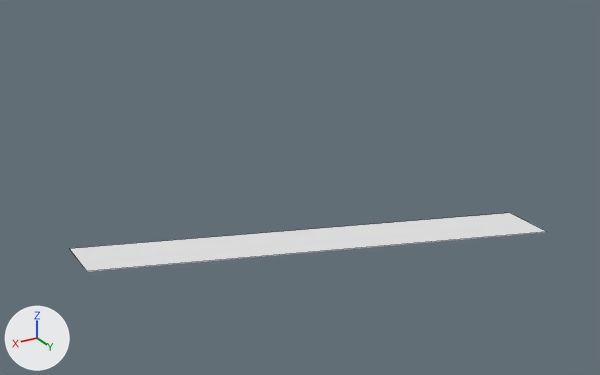
A saved change to the Blender file assets/models/chunks/estepa.blend.
One viewpoint serves both versions: a 50 mm lens placed at (90.9, 82.2, 56.2), pointed at (31.4, -16.9, 6.6). Every picture has the same lights, and +X, +Y and +Z are marked at lower left. The first picture is the older version. Mesh edges are drawn as thin lines. Objects named as collision shapes, trigger or cutter boxes, shadow casters or lower levels of detail are left out.

The scene before the commit, as lines of its bpy script (objects in view):
```python
me_plane = bpy.data.meshes.new('Plane')
me_plane.from_pydata([(0.0, -4.0, 0.0), (64.0, -28.0, 0.0), (0.0, 4.0, 0.0), (64.0, -20.0, 0.0)], [], [(0, 1, 3, 2)])
ob_plane = bpy.data.objects.new('Plane', me_plane)
ob_plane.location = (0.0, 0.0, 0.0)
```
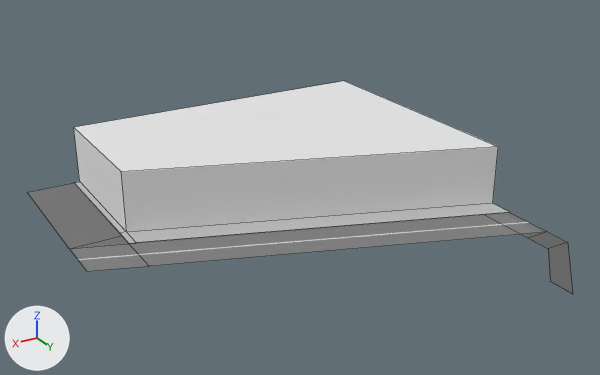
What differs and where, as boxes [x1, y1, x2, y2] in the pictures (600 x 375 px):
```json
{"object": "Cube", "change": "added", "after": [74, 81, 498, 232]}
{"object": "Plane", "change": "reshaped, recoloured", "before": [70, 213, 547, 271], "after": [27, 183, 573, 294], "on screen": "white to grey, 14% wider, 90% taller"}
{"object": "Sidewalk", "change": "added", "after": [74, 181, 510, 244]}
```

The change, as JSON lines over the scene's bpy script:
```json
{"op": "add", "block": "img_road_horizontal_png", "code": ["img_road_horizontal_png = load_image('road_horizontal.png', '../../textures/road_horizontal.png', 64, 64, 'sRGB')"]}
{"op": "add", "block": "mat_material", "code": ["mat_material = principled_material('Material')", "mat_material.base_color = (0.133, 0.133, 0.133)  # dark grey #666666", "mat_material.roughness = 1.0"]}
{"op": "add", "block": "mat_lane", "code": ["mat_lane = principled_material('Lane')", "mat_lane.texture = img_road_horizontal_png", "mat_lane.roughness = 1.0"]}
{"op": "add", "block": "mat_material_002", "code": ["mat_material_002 = principled_material('Material.002')", "mat_material_002.base_color = (0.8, 0.8, 0.8)  # white #e7e7e7", "mat_material_002.roughness = 1.0"]}
{"op": "add", "block": "mat_sidewalk", "code": ["mat_sidewalk = principled_material('Sidewalk')", "mat_sidewalk.base_color = (0.521, 0.521, 0.521)  # light grey #bfbfbf", "mat_sidewalk.roughness = 1.0"]}
{"block": "me_plane", "where": "# used by ob_plane; location = (0.0, 0.0, 0.0)"}
{"op": "remove", "block": "me_plane", "code": "me_plane.from_pydata(...)  # 4 vertices, 1 face; spans x 0.0..64.0, y -28.0..4.0, z 0.0"}
{"op": "add", "block": "me_plane", "code": "me_plane.from_pydata(...)  # 16 vertices, 8 faces; spans x 0.0..64.0, y -52.0..19.0, z 0.0"}
{"block": "me_plane", "change": "me_plane part 1"}
{"block": "me_plane", "change": "1 face is deleted"}
{"block": "me_plane", "change": "12 vertices are added at x 0.0..64.0, y -52.0..19.0, z 0.0"}
{"block": "me_plane", "change": "5 new faces join them, mat_lane (picture img_road_horizontal_png)"}
{"block": "me_plane", "change": "3 new faces join them, mat_material (dark grey #666666)"}
{"op": "add", "block": "me_plane", "code": "me_plane.materials.append(mat_lane)  # picture img_road_horizontal_png"}
{"op": "add", "block": "me_plane", "code": "me_plane.materials.append(mat_material)  # dark grey #666666"}
{"op": "add", "block": "me_cube", "code": ["me_cube = bpy.data.meshes.new('Cube')", "me_cube.from_pydata([(-8.0, -40.0, 0.1), (-8.0, -40.0, 10.0), (-8.0, 4.0, 0.1), (-8.0, 4.0, 10.0), (47.0, -40.0, 0.1), (47.0, -40.0, 10.0), (47.0, -16.6, 0.1), (47.0, -16.6, 10.0)], [], [(0, 1, 3, 2), (2, 3, 7, 6), (6, 7, 5, 4), (7, 3, 1, 5)])", "me_cube.materials.append(mat_material_002)  # white #e7e7e7"]}
{"op": "add", "block": "me_plane_002", "code": ["me_plane_002 = bpy.data.meshes.new('Plane.002')", "me_plane_002.from_pydata([(56.0, -23.0, 0.1), (56.0, -23.0, 0.0), (0.0, 2.0, 0.0), (56.0, -19.0, 0.0), (56.0, -19.0, 0.1), (55.0, -18.6, 0.0), (56.0, -46.0, 0.0), (55.0, -46.0, 0.0), (0.0, 2.0, 0.1), (0.0, -2.0, 0.1), (55.0, -18.6, 0.1), (55.0, -22.6, 0.1), (55.0, -23.0, 0.1), (56.0, -46.0, 0.1), (55.0, -46.0, 0.1)], [], [(0, 1, 3, 4), (6, 1, 0, 13), (5, 10, 4, 3), (9, 11, 10, 8), (12, 14, 13, 0), (5, 2, 8, 10), (7, 6, 13, 14), (0, 4, 10, 11, 12)])", "me_plane_002.materials.append(mat_sidewalk)  # light grey #bfbfbf"]}
{"op": "add", "block": "ob_cube", "code": ["ob_cube = bpy.data.objects.new('Cube', me_cube)", "ob_cube.location = (8.0, -12.0, 0.0)"]}
{"op": "add", "block": "ob_sidewalk", "code": ["ob_sidewalk = bpy.data.objects.new('Sidewalk', me_plane_002)", "ob_sidewalk.location = (0.0, -6.0, 0.0)"]}
```
